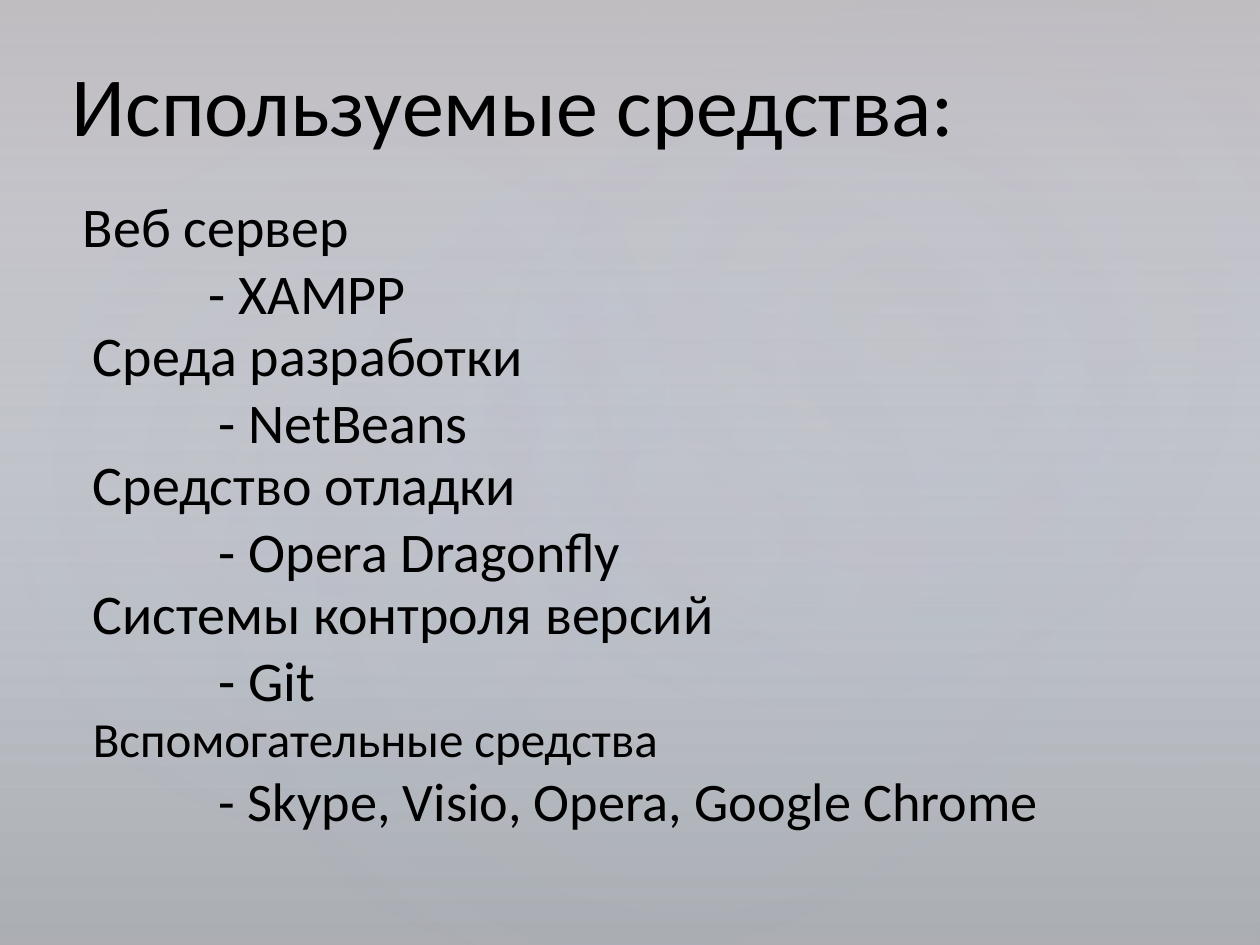
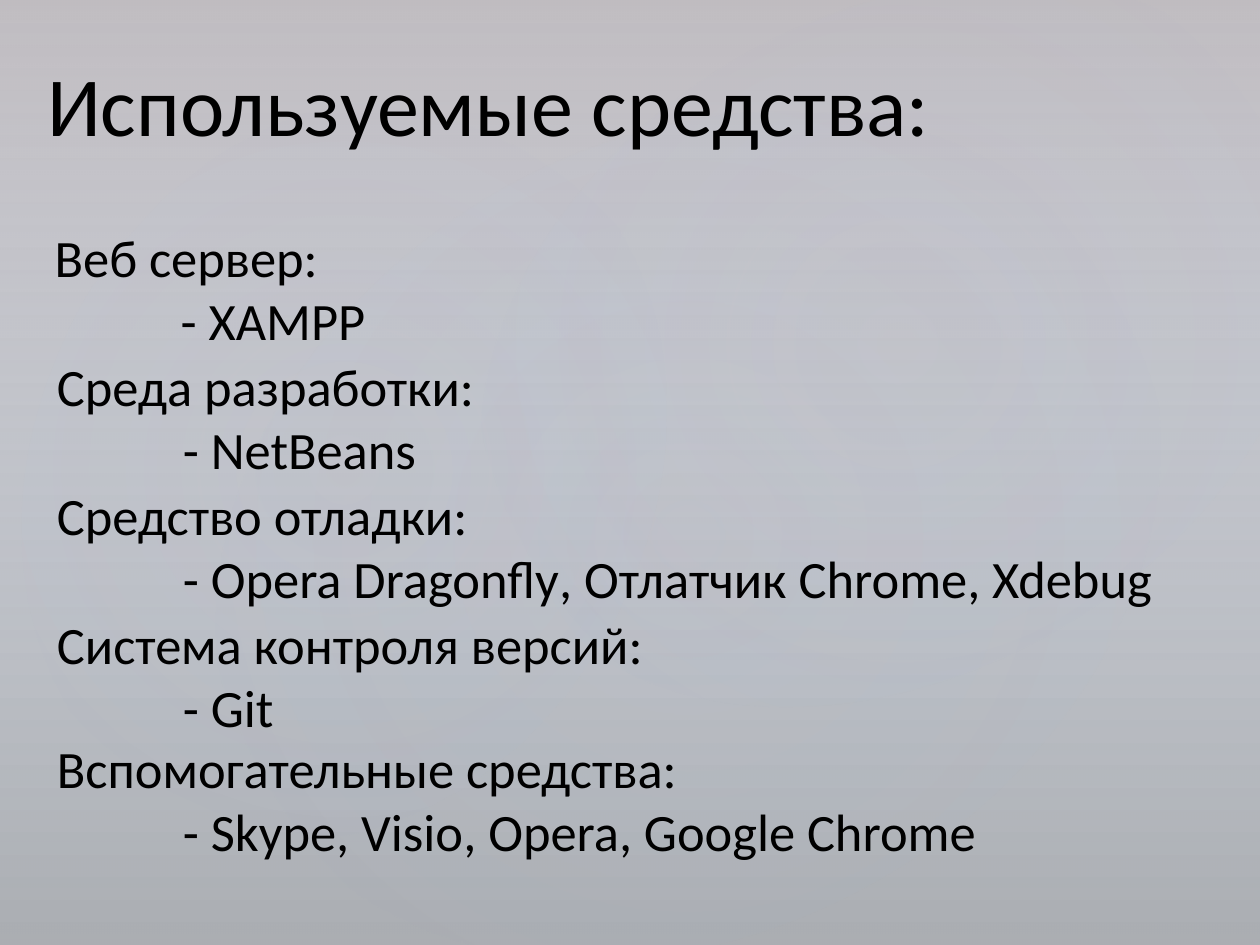
Before and after one commit to serpikovs/in40, a slide deck: slide 8 of !docs/common.pptx. Drawn at 1260x945 pixels with LibreOffice and Linux fonts; fonts in the diff are those of the drawing. Boxes give left, top, right and bottom in pixels: in the first picture for what was removed or moved away, otherwise in the second. Text is boxed around its words. In the diff, an @@ line names an element or a change of style, - is before the commit and + after.

```diff
--- a/!docs/common.pptx
+++ b/!docs/common.pptx
@@ text "Используемые средства:": place and size @@
-text "Используемые средства:" at (72, 82, 954, 150)
+text "Используемые средства:" at (47, 82, 929, 150)
@@ text "Веб сервер:": place and size @@
-text "Веб сервер:" at (83, 209, 406, 314)
+text "Веб сервер:" at (55, 241, 366, 340)
@@ text at (55, 241, 318, 286): text changed; size 32 to 30 pt @@
-Веб сервер
+Веб сервер:
@@ text at (209, 306, 366, 340): size 32 to 30 pt in "- XAMPP" @@
@@ text "Среда разработки:": place and size @@
-text "Среда разработки:" at (93, 338, 523, 444)
+text "Среда разработки:" at (57, 370, 474, 470)
@@ text at (57, 370, 474, 415): text changed; size 32 to 30 pt @@
-Среда разработки
+Среда разработки:
@@ text at (211, 435, 416, 470): size 32 to 30 pt in "- NetBeans" @@
@@ text at (57, 501, 1152, 607): text changed; size 32 to 30 pt @@
-Средство отладки
-- Opera Dragonfly
+Средство отладки:
+- Opera Dragonfly, Отлатчик Chrome, Xdebug
@@ text "Система контроля версий:": place and size @@
-text "Система контроля версий:" at (93, 596, 713, 702)
+text "Система контроля версий:" at (57, 628, 643, 728)
@@ text at (57, 628, 643, 673): text changed; size 32 to 30 pt @@
-Системы контроля версий
+Система контроля версий:
@@ text at (211, 691, 274, 728): size 32 to 30 pt in "- Git" @@
@@ text "Вспомогательные средства:": place and size @@
-text "Вспомогательные средства:" at (93, 725, 1037, 831)
+text "Вспомогательные средства:" at (57, 754, 976, 860)
@@ text at (57, 754, 677, 797): text changed; size 28 to 30 pt @@
-Вспомогательные средства
+Вспомогательные средства:
@@ text at (211, 814, 976, 860): size 31 to 30 pt in "- Skype, Visio, Opera, Google Chrome" @@
```
Also in this commit, not shown: 1 other slide changed, 4 other files.
